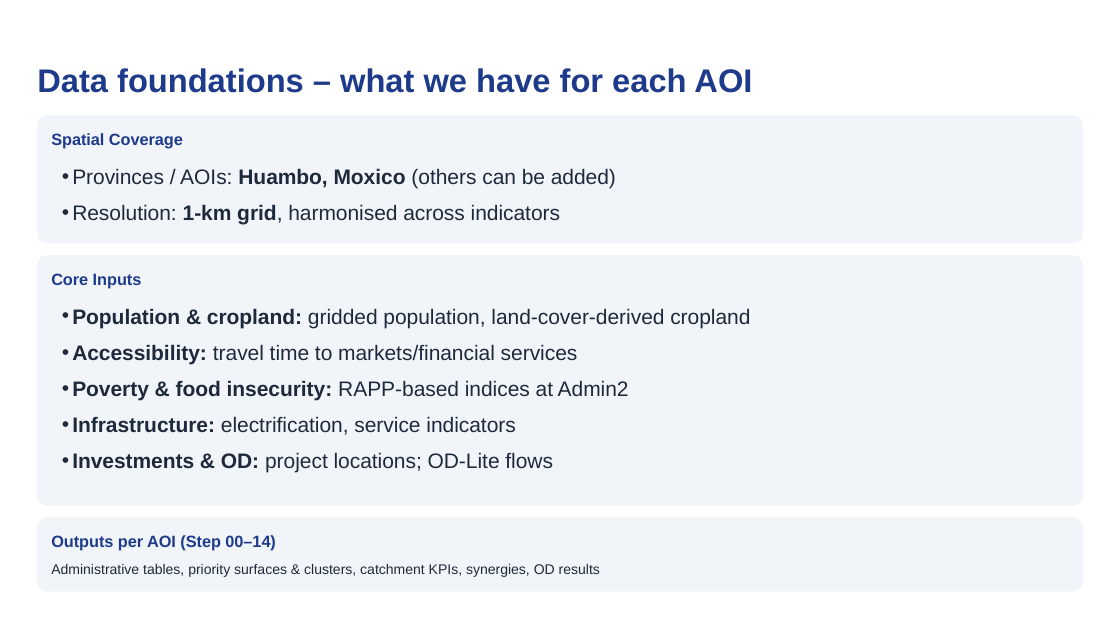
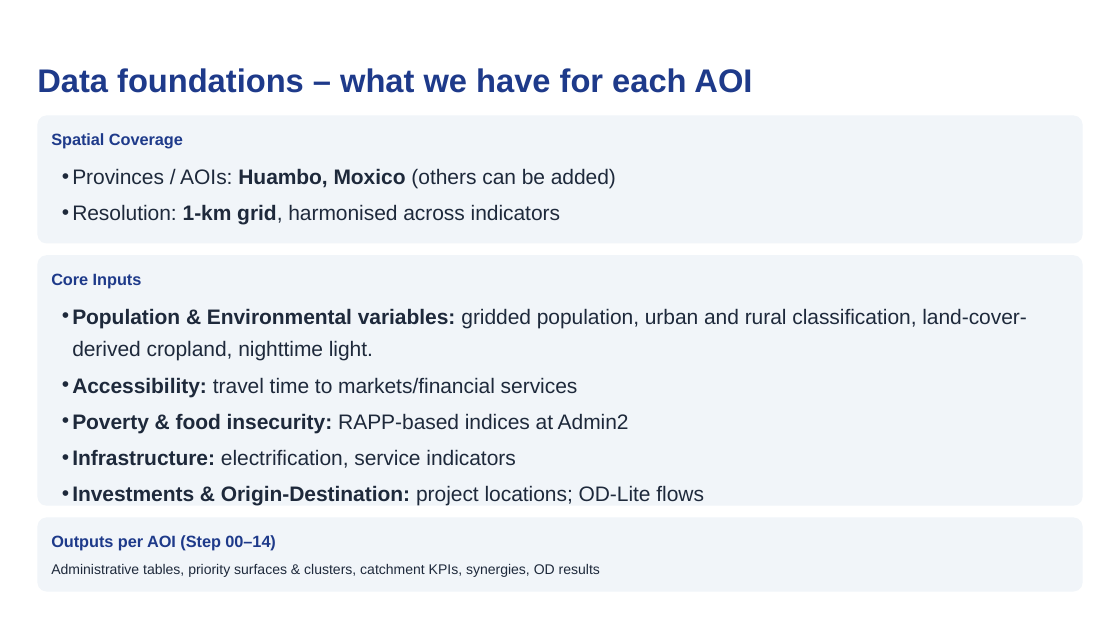
Before and after one commit to bennyistanto/ago-lobitocorridor-analysis, a slide deck: slide 2 of docs/deck/Lobito_Corridor_Analysis.pptx. Drawn at 1120x630 pixels with LibreOffice and Linux fonts; fonts in the diff are those of the drawing. Boxes give left, top, right and bottom in pixels: in the first picture for what was removed or moved away, otherwise in the second. Text is boxed around its words. In the diff, an @@ line names an element or a change of style, - is before the commit and + after.

Commit message:
Update deck

```diff
--- a/docs/deck/Lobito_Corridor_Analysis.pptx
+++ b/docs/deck/Lobito_Corridor_Analysis.pptx
@@ text at (72,308,1027,361): text changed @@
-• Population & cropland: gridded population, land-cover-derived cropland
+• Population & Environmental variables: gridded population, urban and rural classification, land-cover-derived cropland, nighttime light.
@@ text at (72,485,704,505): text changed; bold on @@
-• Investments & OD: project locations; OD-Lite flows
+• Investments & Origin-Destination: project locations; OD-Lite flows
```
Also in this commit, not shown: 6 other slides changed, 1 other file.
